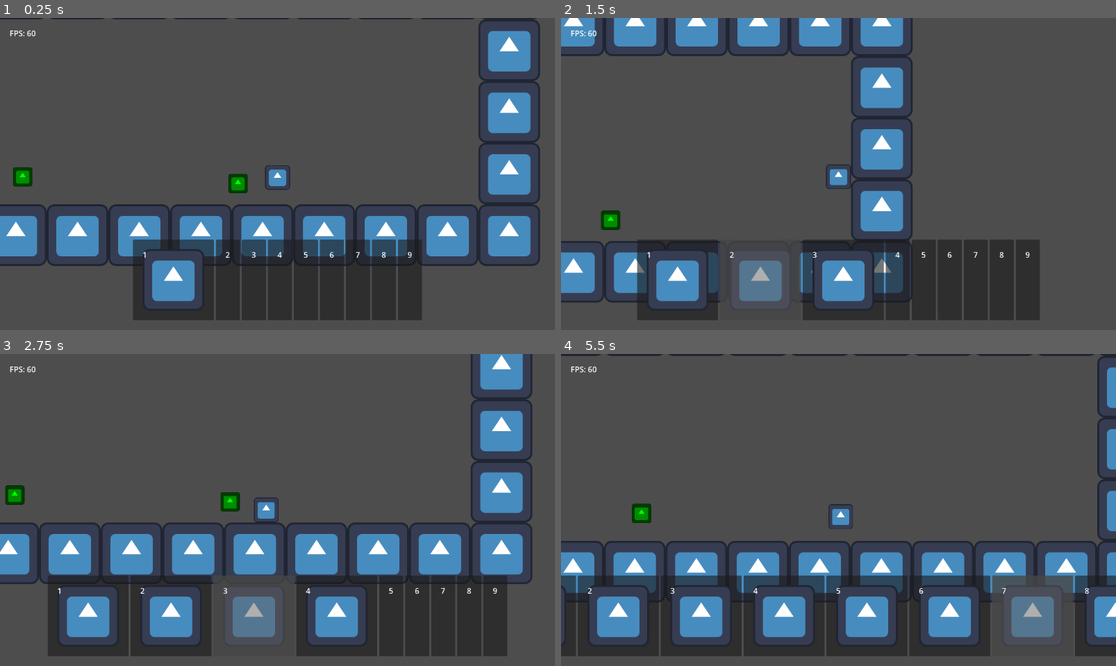
Above: before the commit, frames 1-4 (two rows, left to right).
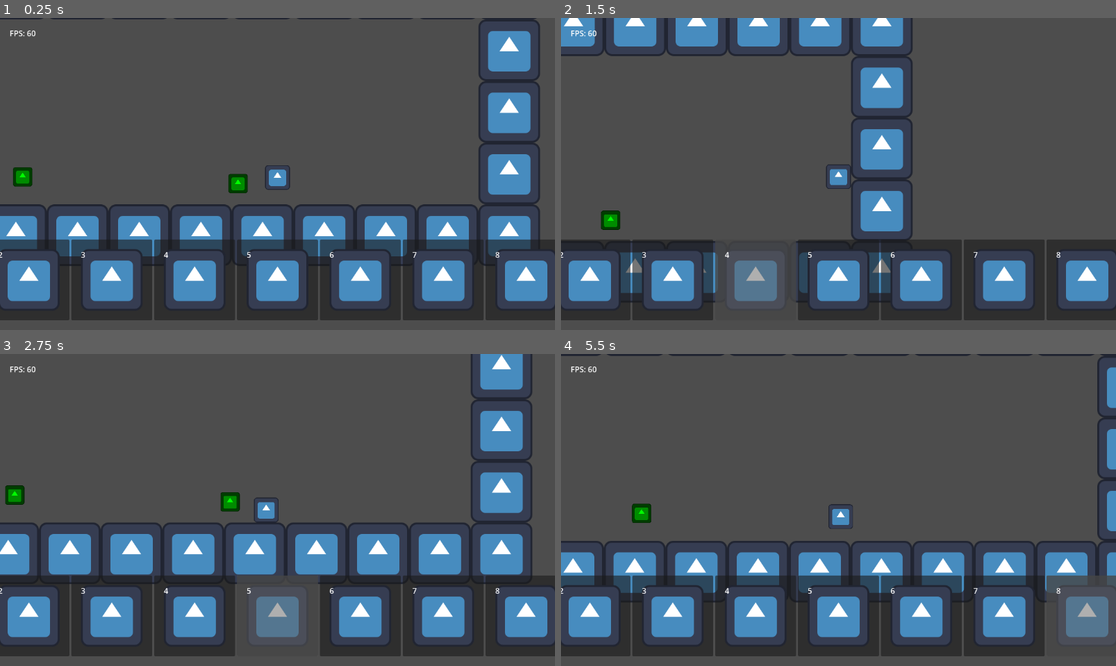
Above: after the commit, the same moments.

Repository: TheHumanMRP/RPG-Life-Tracker
Game: Godot game, scene res://Folders/Systems/Main/Scenes/main_scene.tscn
Same seed, same stepped clock (60 frames per second), same inputs: the game is played once before the commit and once after it. The engine's default icon, where the game draws it, is replaced by a stand-in: a white triangle on a blue panel in a dark square.
Inputs (mouse positions are in pixels of both pictures, inside the frame that each line leads up to):
- Up to frame 1 (0.25 s): no input
- Up to frame 2 (1.5 s): move the mouse to (733, 280) at 0.52 s; hold D (move_right) from 0.53 s (still down); tap I (add_test_sword) at 0.6, 1.35 s; click (733, 280) at 0.67 s; tap Space (jump) at 0.77 s; move the mouse to (788, 280) at 1.27 s; click (788, 280) at 1.42 s
- Up to frame 3 (2.75 s): tap Space (jump) at 1.52 s; move the mouse to (283, 616) at 2.02 s; release D (move_right) at 2.03 s; hold A (move_left) from 2.03 s (still down); tap I (add_test_sword) at 2.1 s; click (283, 616) at 2.17 s
- Up to frame 4 (5.5 s): move the mouse to (899, 616) at 2.77 s; release A (move_left) at 2.78 s; hold D (move_right) 2.78-4.28 s; tap I (add_test_sword) every 0.75 s from 2.85 to 5.1 s; click (899, 616) at 2.92 s; tap Space (jump) at 3.02, 3.77, 4.52 s; move the mouse to (949, 616) at 3.52 s; click (949, 616) at 3.67 s; move the mouse to (1005, 616) at 4.27 s; hold A (move_left) 4.28-5.03 s; click (1005, 616) at 4.42 s; move the mouse to (1060, 616) at 5.02 s; hold D (move_right) from 5.03 s (still down); click (1060, 616) at 5.17 s

The runs differ from the first frame. In frame 1, 16% of the frame differs, in the area x 0-100%, y 71-97%; in frame 2, 11%; in frame 3, 14%; in frame 4, 15%.
Error after the commit: Invalid call. Nonexistent function 'item_selected' in base 'Nil'. (res://Folders/Systems/Inventory_System/Scripts/inventory_logic.gd:164)

Commit message:
Auto commit at 2026-07-06 14:50:22

Diff:
--- a/Folders/Systems/Inventory_System/Scripts/hotbar_slot.gd
+++ b/Folders/Systems/Inventory_System/Scripts/hotbar_slot.gd
@@ -58,6 +58,9 @@
 	return inventory.get_item_by_id(item_id)
 
 func refresh_logo() -> void:
+	if item_id == EMPTY_SLOT:
+		return
+
 	var item = get_item()
 
 	display_logo.texture = null
